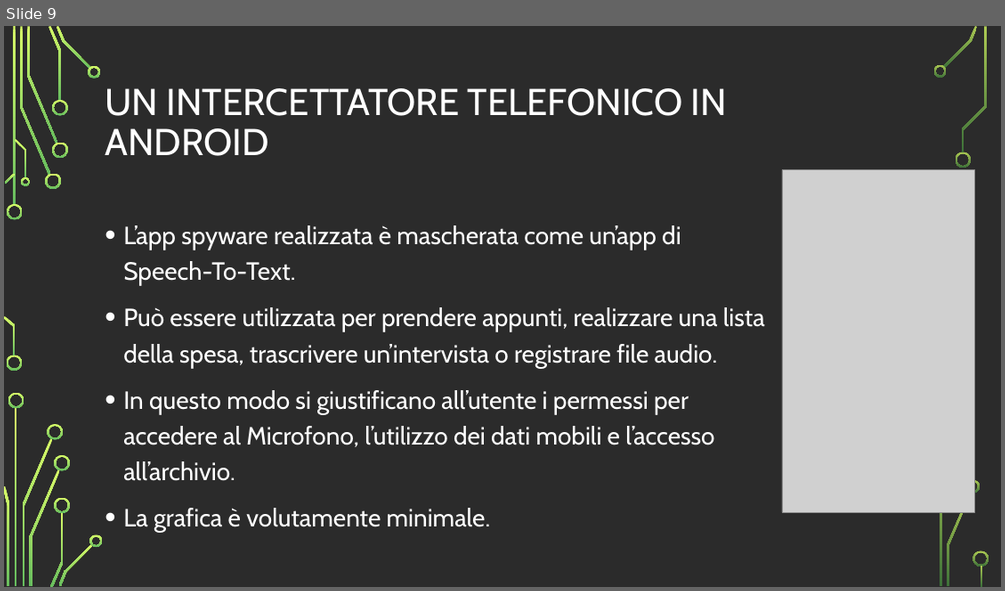
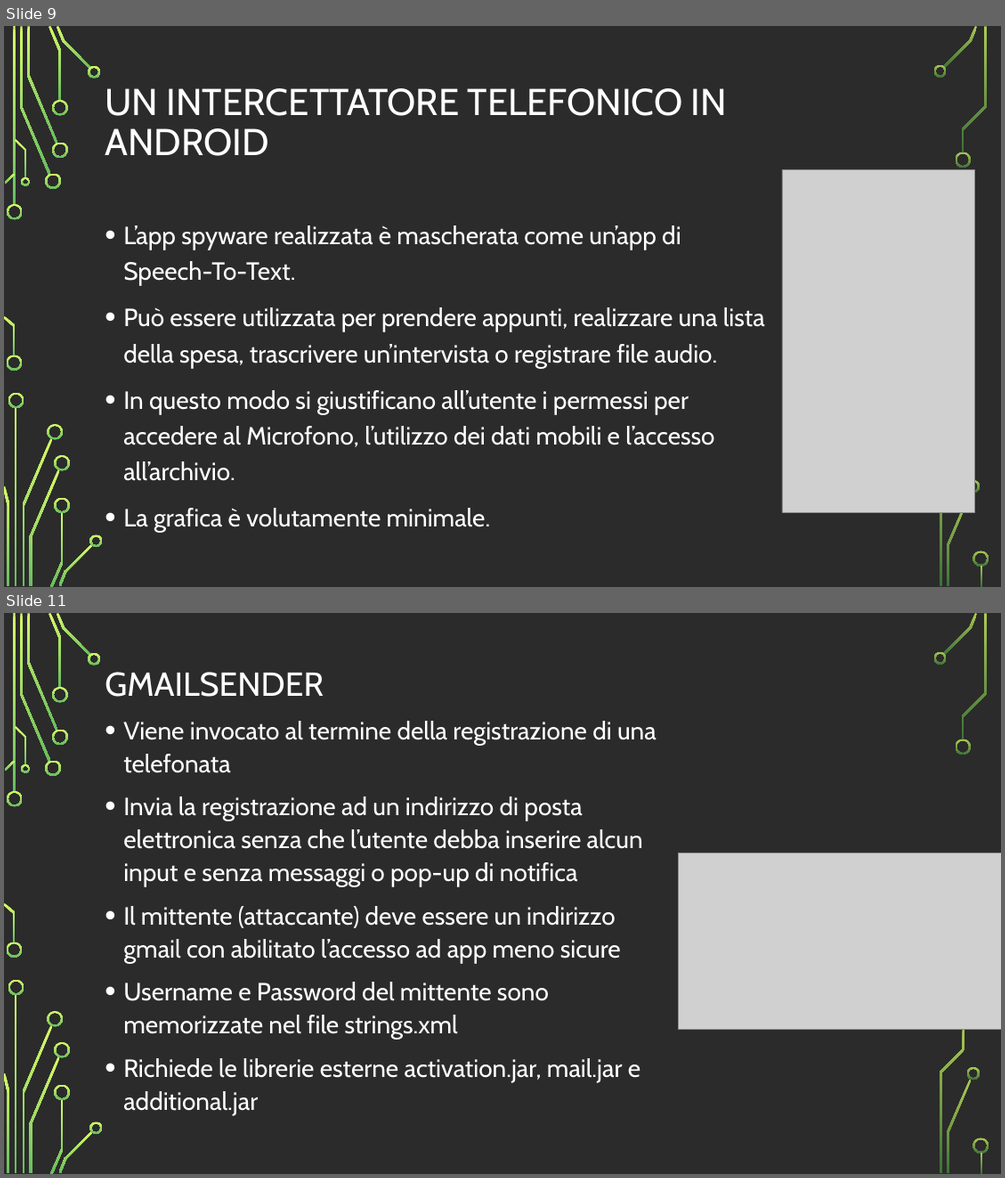
Before and after one commit to vinsan/TesiMagistrale, a slide deck: Le intercettazioni telefoniche in Android.odp. Shown one above the other, each under a label of ours: slide 9 before the commit, slides 9 and 11 after it; the slides between them are not shown. The pictures are 1005x591 and 1005x1178 pixels, drawn with LibreOffice and Linux fonts; fonts in the diff are those of the drawing; grey boxes stand for pictures; background and template pictures are left out; a plain dark background stands for a picture behind light text. Boxes give left, top, right and bottom in pixels: in the first picture for what was removed or moved away, otherwise in the second. Text is boxed around its words. In the diff, an @@ line names an element or a change of style, - is before the commit and + after.

```diff
--- a/Le intercettazioni telefoniche in Android.odp
+++ b/Le intercettazioni telefoniche in Android.odp
@@ slide 11 added at (4, 613, 1001, 1174), background picture (left out); not listed: 35 template elements that a slide beside it also shows @@
@@ title added at (105, 672, 324, 697), 32 pt, text #FFFFFF @@
+GMAILSENDER
@@ text added at (123, 721, 656, 1115), 24 pt, text #FFFFFF @@
+• Viene invocato al termine della registrazione di una telefonata
+• Invia la registrazione ad un indirizzo di posta elettronica senza che l’utente debba inserire alcun input e senza messaggi o pop-up di notifica
+• Il mittente (attaccante) deve essere un indirizzo gmail con abilitato l’accesso ad app meno sicure
+• Username e Password del mittente sono memorizzate nel file strings.xml
+• Richiede le librerie esterne activation.jar, mail.jar e additional.jar
@@ picture added at (679, 853, 1001, 1029) @@
```
Also in this commit, not shown: 1 slide changed, 1 other slide added, 2 slides removed, 1 other file.
